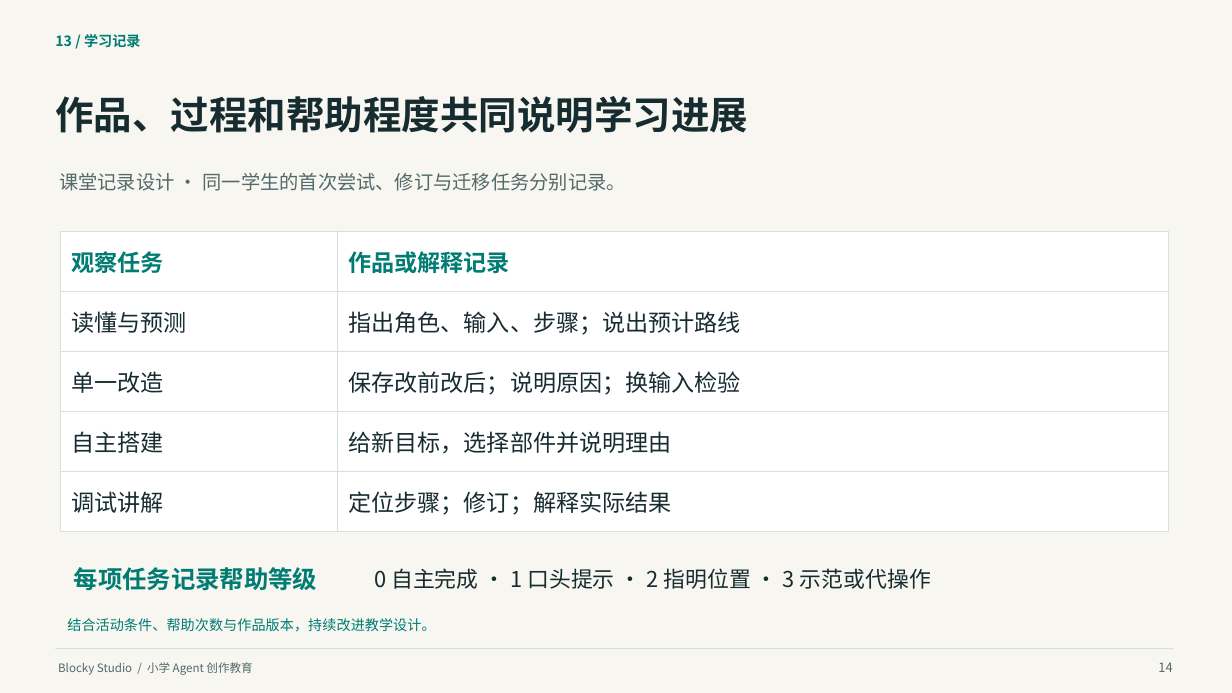
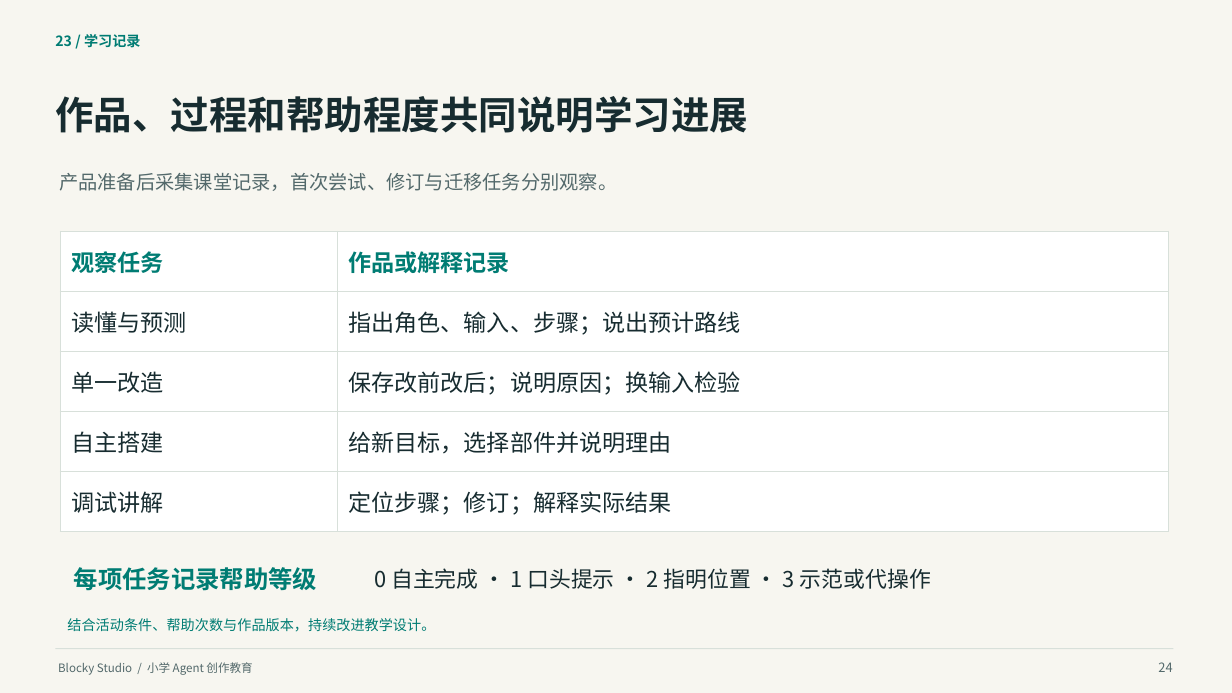
Before and after one commit to q2955161835-debug/Blocky-AI, a slide deck: slide 24 of doc/交付/2026-10-03-答辩与商业计划书/Blocky-Studio-小学Agent创作教育-2026-10-03.pptx (slide 14 before the commit). Drawn at 1232x693 pixels with LibreOffice and Linux fonts; fonts in the diff are those of the drawing. Boxes give left, top, right and bottom in pixels: in the first picture for what was removed or moved away, otherwise in the second. Text is boxed around its words. In the diff, an @@ line names an element or a change of style, - is before the commit and + after.

```diff
--- a/doc/交付/2026-10-03-答辩与商业计划书/Blocky-Studio-小学Agent创作教育-2026-10-03.pptx
+++ b/doc/交付/2026-10-03-答辩与商业计划书/Blocky-Studio-小学Agent创作教育-2026-10-03.pptx
@@ text at (55,34,141,48): text changed @@
-13 / 学习记录
+23 / 学习记录
@@ text at (59,173,617,191): text changed @@
-课堂记录设计 · 同一学生的首次尝试、修订与迁移任务分别记录。
+产品准备后采集课堂记录，首次尝试、修订与迁移任务分别观察。
@@ text at (1158,662,1172,672): text changed @@
-14
+24
```
Also in this commit, not shown: 34 other slides changed, 9 slides added, 1 slide removed, 52 other files.
